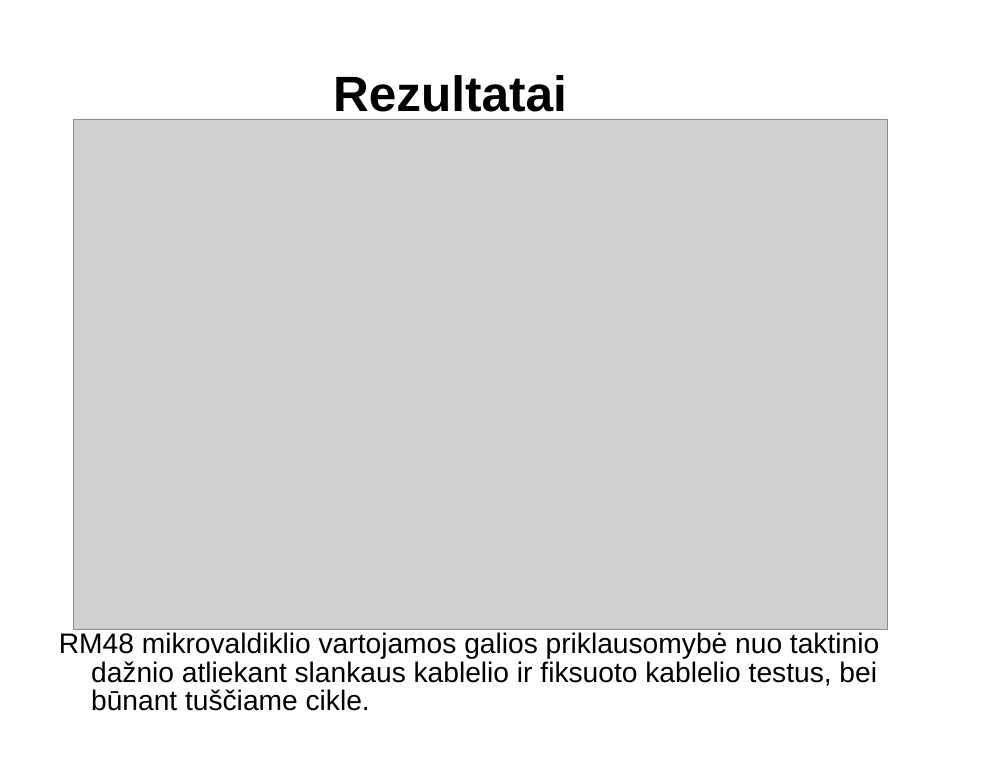
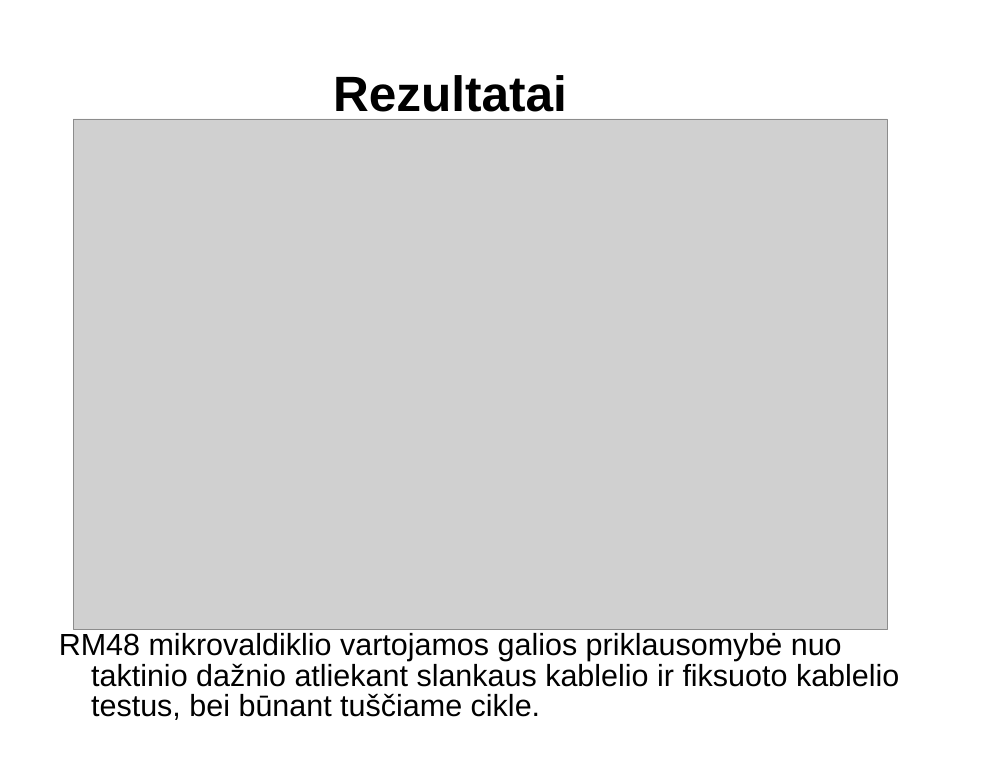
Before and after one commit to kurmis/bakis, a slide deck: slide 12 of pristatymas bak/Mindaugas Kurmauskas.ppt. Drawn at 1008x757 pixels with LibreOffice and Linux fonts; fonts in the diff are those of the drawing; grey boxes stand for pictures. Boxes give left, top, right and bottom in pixels: in the first picture for what was removed or moved away, otherwise in the second. Text is boxed around its words. In the diff, an @@ line names an element or a change of style, - is before the commit and + after.

```diff
--- a/pristatymas bak/Mindaugas Kurmauskas.ppt
+++ b/pristatymas bak/Mindaugas Kurmauskas.ppt
@@ text "RM48 mikrovaldiklio vartojamos galios priklausomybė ..." at box(59, 633, 899, 720): size 22.2 to 24 pt @@
```
Also in this commit, not shown: 9 other slides changed, 2 other files.
